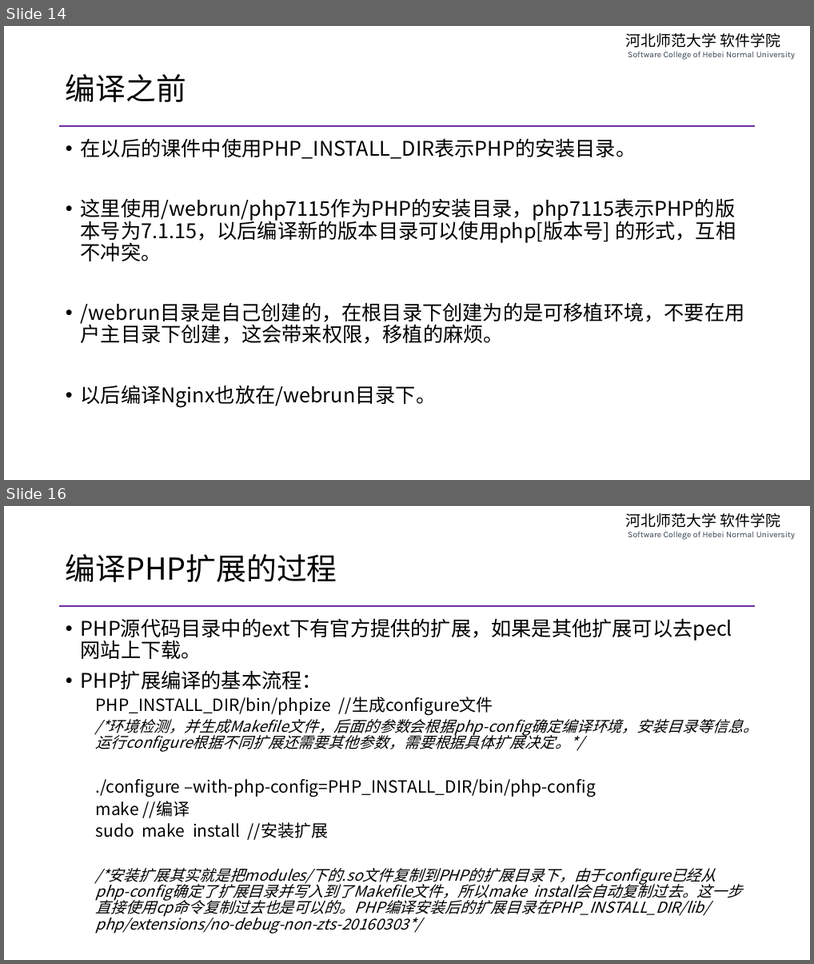
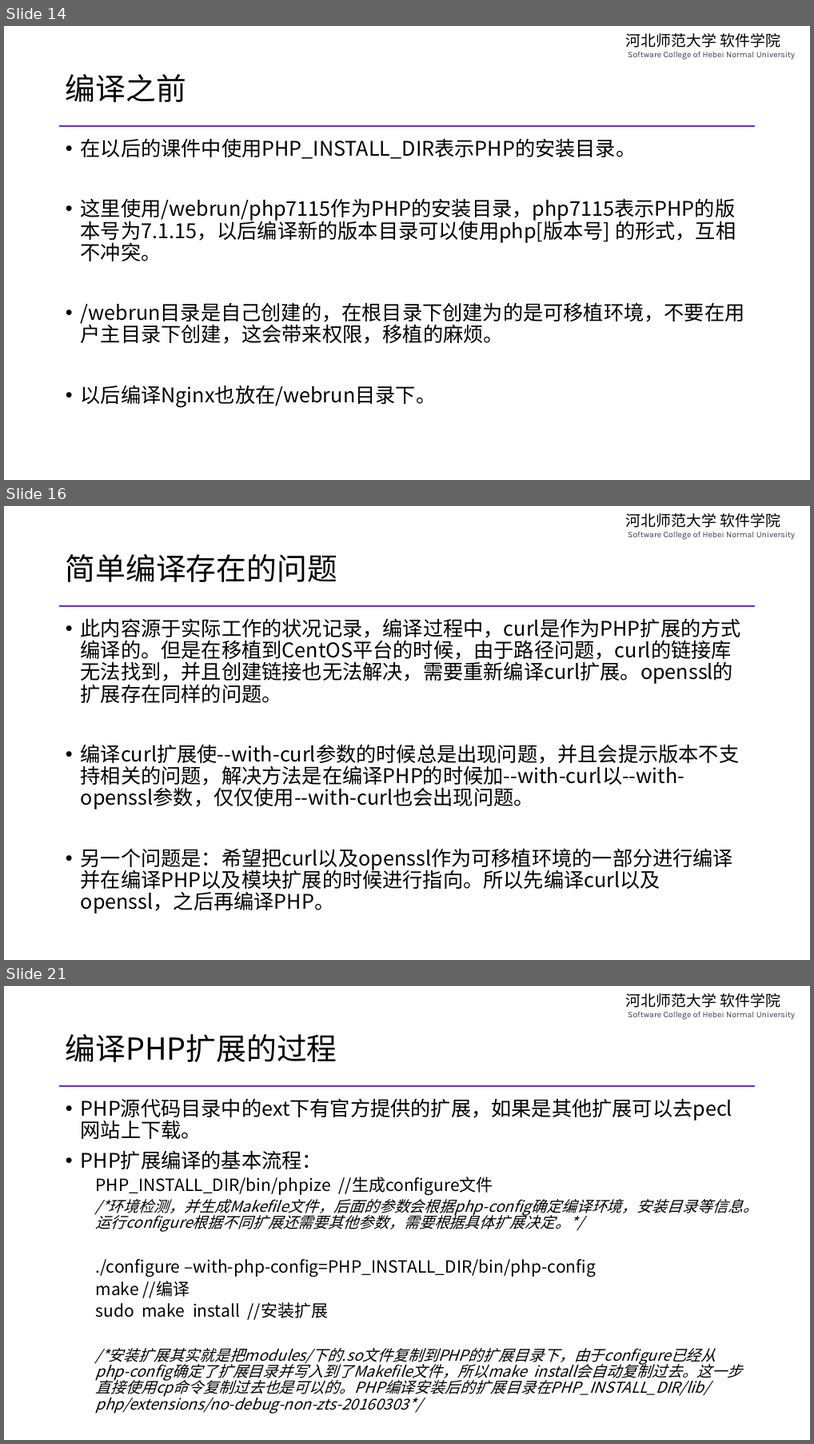
Before and after one commit to edu2act/course-php-serverside-development-on-linux, a slide deck: materials/slides/ch02-complie-php-source-code.pptx. Shown one above the other, each under a label of ours: slides 14 and 16 before the commit, slides 14, 16 and 21 after it; the slides between them are not shown. The pictures are 814x964 and 814x1444 pixels, drawn with LibreOffice and Linux fonts; fonts in the diff are those of the drawing. Boxes give left, top, right and bottom in pixels: in the first picture for what was removed or moved away, otherwise in the second. Text is boxed around its words. In the diff, an @@ line names an element or a change of style, - is before the commit and + after.

```diff
--- a/materials/slides/ch02-complie-php-source-code.pptx
+++ b/materials/slides/ch02-complie-php-source-code.pptx
@@ slide 16 added at bbox=[4, 506, 810, 960], background #FFFFFF; not listed: 2 template elements that a slide beside it also shows @@
@@ title added at bbox=[66, 554, 338, 582], 36 pt, text #000000 @@
+简单编译存在的问题
@@ text added at bbox=[81, 618, 742, 913], 24 pt, text #000000 @@
+• 此内容源于实际工作的状况记录，编译过程中，curl是作为PHP扩展的方式编译的。但是在移植到CentOS平台的时候，由于路径问题，curl的链接库无法找到，并且创建链接也无法解决，需要重新编译curl扩展。openssl的扩展存在同样的问题。
+• 编译curl扩展使--with-curl参数的时候总是出现问题，并且会提示版本不支持相关的问题，解决方法是在编译PHP的时候加--with-curl以--with-openssl参数，仅仅使用--with-curl也会出现问题。
+• 另一个问题是：希望把curl以及openssl作为可移植环境的一部分进行编译并在编译PHP以及模块扩展的时候进行指向。所以先编译curl以及openssl，之后再编译PHP。
@@ what was slide 16 is now slide 21 @@
```
Also in this commit, not shown: 5 slides changed, 4 other slides added, 1 other file.
